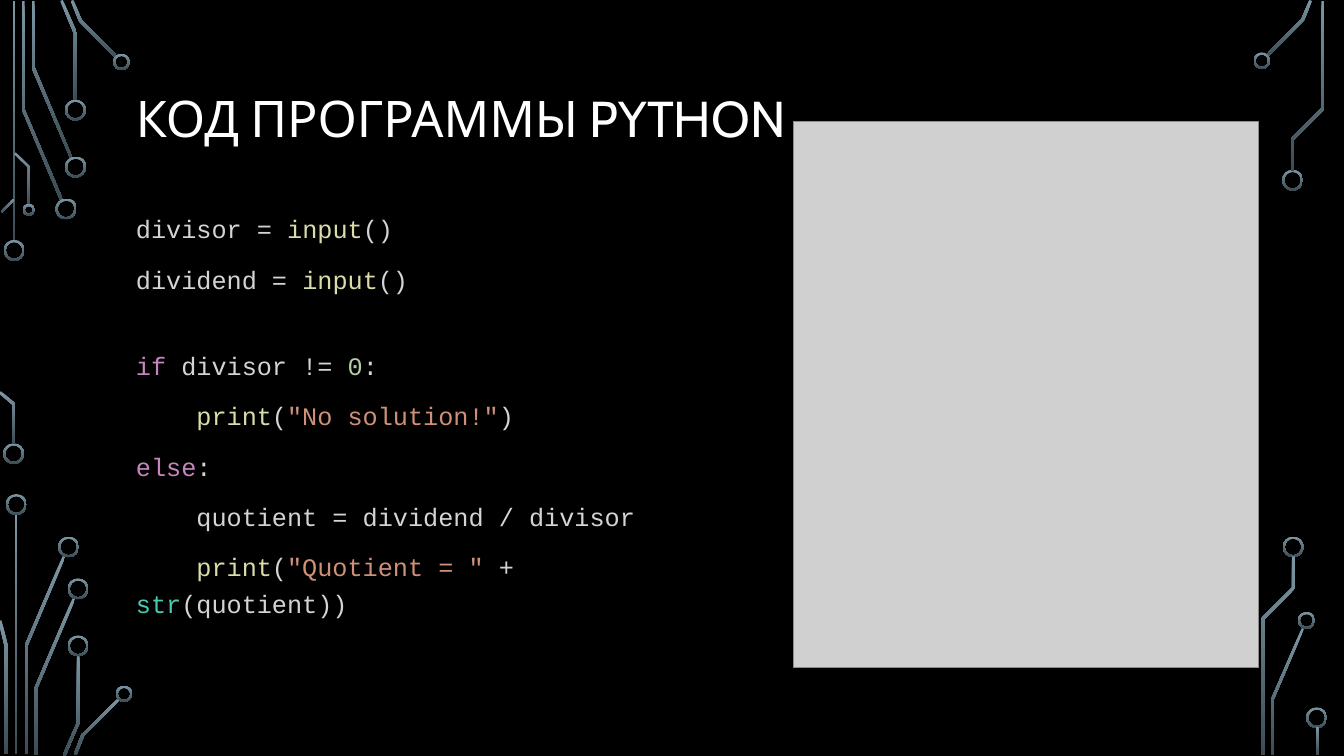
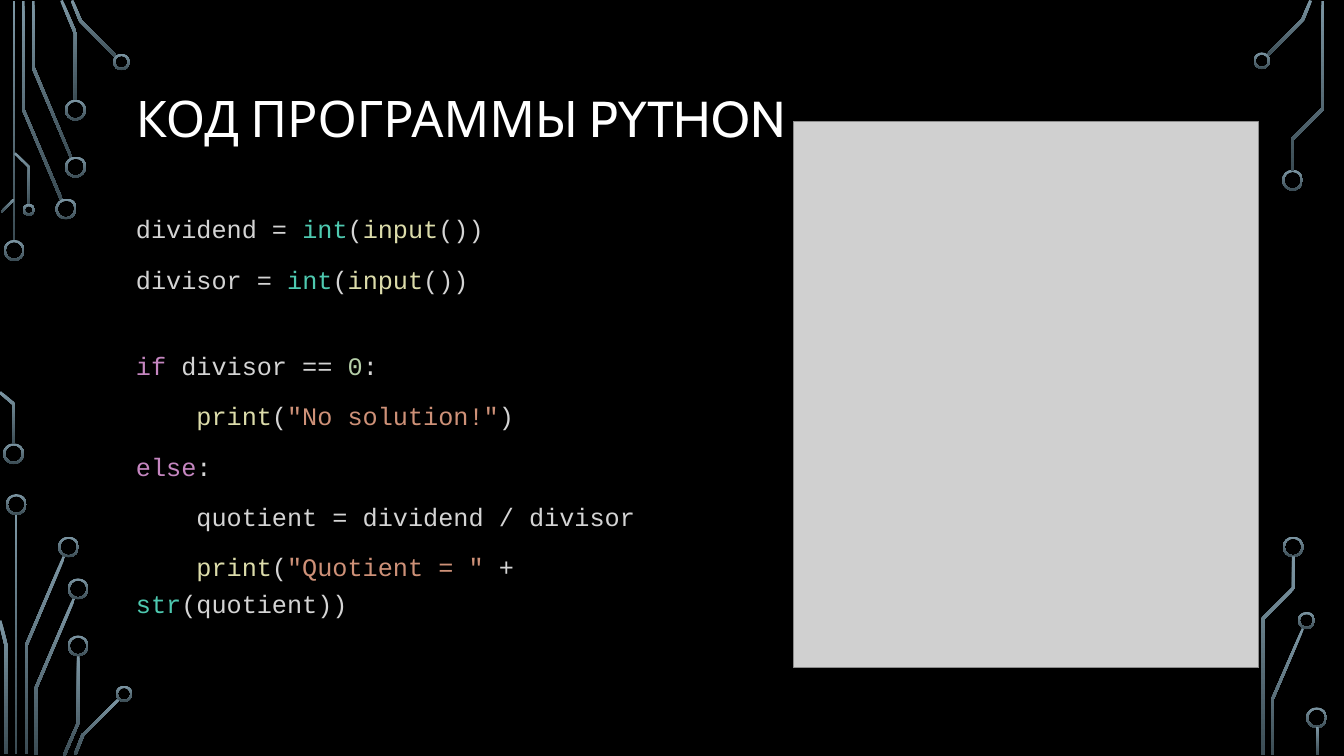
Before and after one commit to Denis-Source/algorithmic-computation, a slide deck: slide 11 of 1. Понятие и виды алгоритмов/1. Понятие и виды алгоритмов.pptx. Drawn at 1344x756 pixels with LibreOffice and Linux fonts; fonts in the diff are those of the drawing; grey boxes stand for pictures; background and template pictures are left out. Boxes give left, top, right and bottom in pixels: in the first picture for what was removed or moved away, otherwise in the second. Text is boxed around its words. In the diff, an @@ line names an element or a change of style, - is before the commit and + after.

```diff
--- a/1. Понятие и виды алгоритмов/1. Понятие и виды алгоритмов.pptx
+++ b/1. Понятие и виды алгоритмов/1. Понятие и виды алгоритмов.pptx
@@ text at bbox=[136, 220, 483, 376]: text changed @@
-divisor = input()
-dividend = input()
-if divisor != 0:
+dividend = int(input())
+divisor = int(input())
+if divisor == 0:
```
Also in this commit, not shown: 3 other files.
